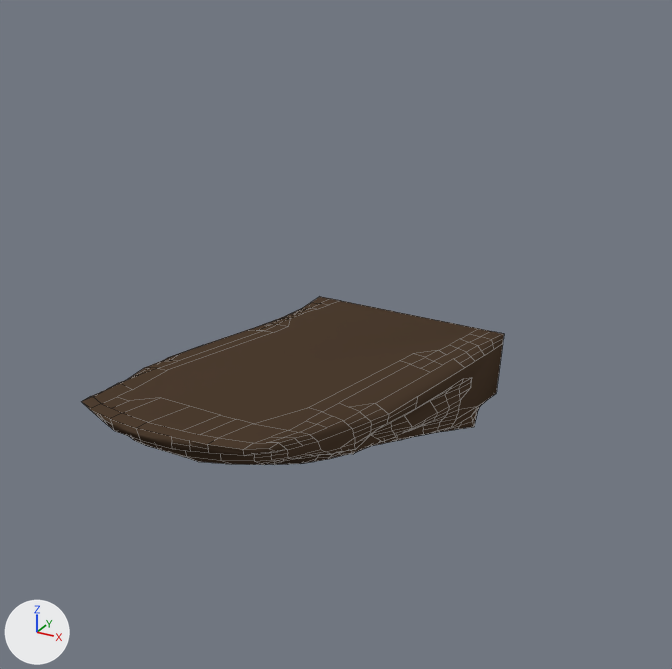
One commit to the Blender file 01-Models/aoe-Fels.blend: the scene before it, then after it.
Both versions are drawn from a 50 mm camera at (14.8, -26.5, 20.5) aimed at (0.8, -1.0, 7.8). Lighting does not change. The marker at lower left points along +X, +Y and +Z. Mesh edges are drawn as thin lines.
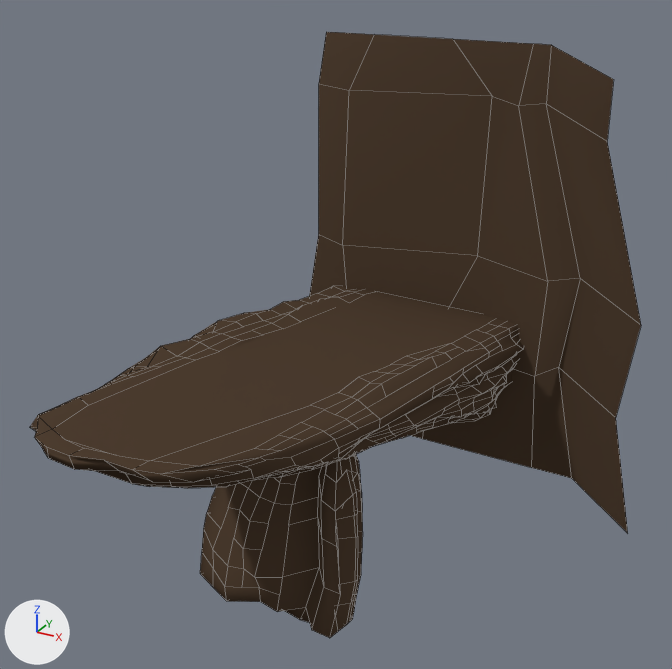
What differs and where, as boxes (x1, y1, x2, y2) in the pictures (672 x 669 px):
'Plane', added (brown): after (310, 32, 641, 533)
'Cube', reshaped, rescaled, modifiers changed (17% wider, 20% taller): before (81, 297, 504, 465); after (30, 286, 523, 488)
'Cube.001', added (brown): after (200, 454, 363, 638)
part 1 of me_cube, cut back: before (81, 297, 503, 465); after (30, 286, 523, 484)

The change, as a list of edits to the scene's bpy script:
```text
Change me_cube:
    used by ob_cube; location = (0.0, -2.07, 5.41); rotation_euler = (-0.17, 0.0, 0.0), in degrees (-10, 0, 0); scale = (4.23, 8.56, 1.69)
    remove me_cube.from_pydata(...)  # 1326 vertices, 1269 faces; spans x -1.0..1.0, y -1.02..1.0, z -1.0..1.03
    add me_cube.from_pydata(...)  # 762 vertices, 602 faces; spans x -1.17..1.12, y -1.01..1.01, z -1.1..1.19
    me_cube part 1: 202 vertices moved from x -1.0..1.0, y -0.95..1.0, z -0.99..1.0 to x -1.17..1.12, y -0.97..1.01, z -1.1..1.19; 632 vertices removed from x -1.0..1.0, y -1.02..1.0, z -1.0..1.02; 68 vertices added at x -1.12..1.11, y -1.01..1.01, z -1.03..1.18
Add me_plane:
    me_plane.from_pydata(...)  # 30 vertices, 20 faces; spans x -1.0..1.41, y -1.11..1.0, z -0.14..0.35
    me_plane.polygons.foreach_set('use_smooth', [True] * 20)
    me_plane.materials.append(mat_material)  # brown #504032
Add me_cube_001:
    me_cube_001.from_pydata(...)  # 252 vertices, 185 faces; spans x -4.2..3.12, y -0.11..3.26, z -2.03..2.41
    me_cube_001.polygons.foreach_set('use_smooth', [True] * 185)
    me_cube_001.materials.append(mat_material)  # brown #504032
Change ob_cube:
    remove _m = ob_cube.modifiers.new('Decimate', 'DECIMATE')
    remove _m.decimate_type = 'DISSOLVE'
    remove _m.angle_limit = 0.0506
    remove _m.use_dissolve_boundaries = True
    ob_cube.scale: (4.23, 8.56, 1.69) -> (4.23, 11.0, 1.71)
Add ob_plane:
    ob_plane = bpy.data.objects.new('Plane', me_plane)
    ob_plane.location = (-0.03, 9.61, 7.4)
    ob_plane.rotation_euler = (1.496, 0.0, 0.0)  # degrees (86, 0, 0)
    ob_plane.scale = (7.09, 8.97, 4.36)
Add ob_cube_001:
    ob_cube_001 = bpy.data.objects.new('Cube.001', me_cube_001)
    ob_cube_001.location = (0.39, -4.11, 1.57)
    ob_cube_001.rotation_euler = (-0.405, 0.0, 0.0)  # degrees (-23, 0, 0)
    ob_cube_001.scale = (0.832, 0.895, 1.6)
```
